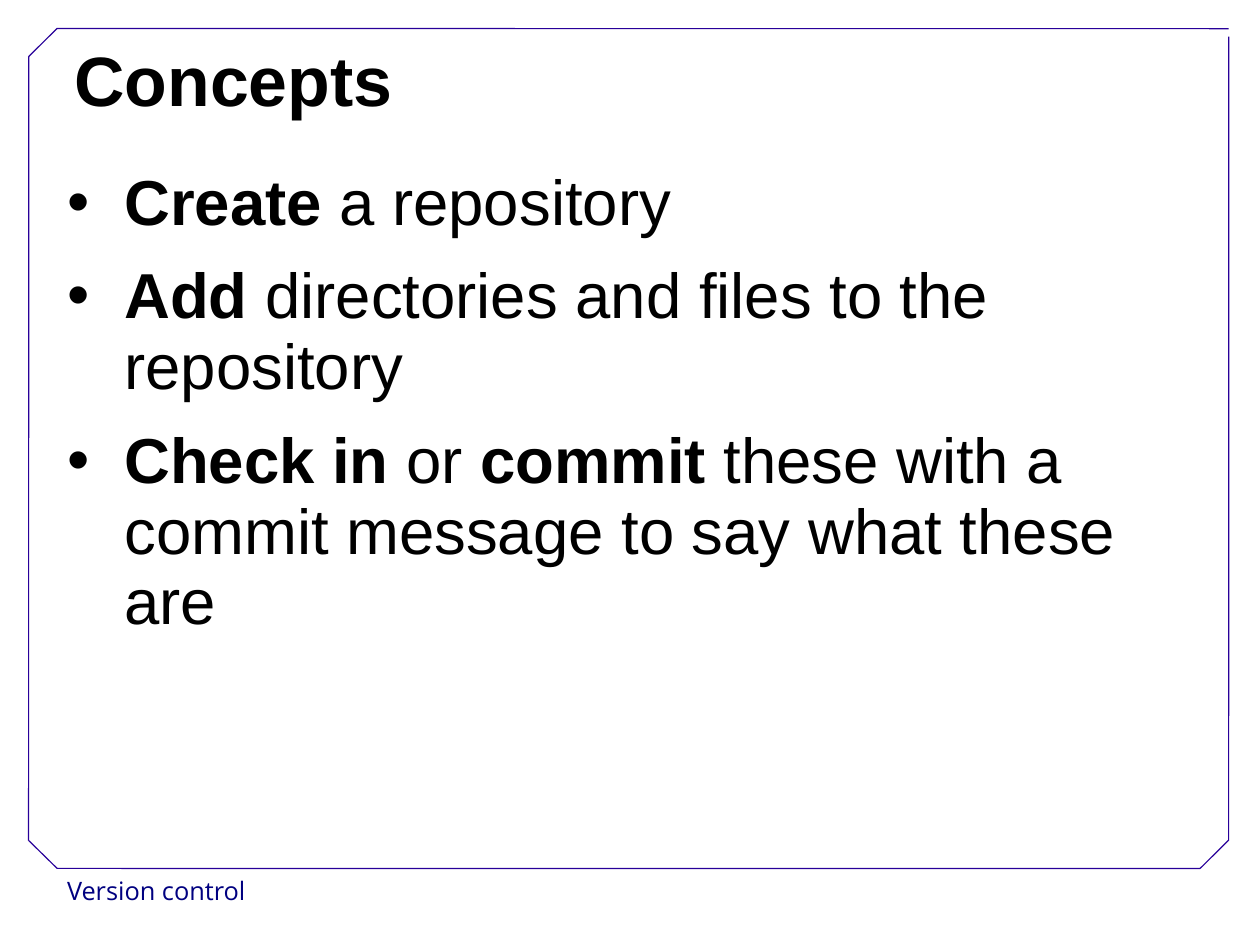
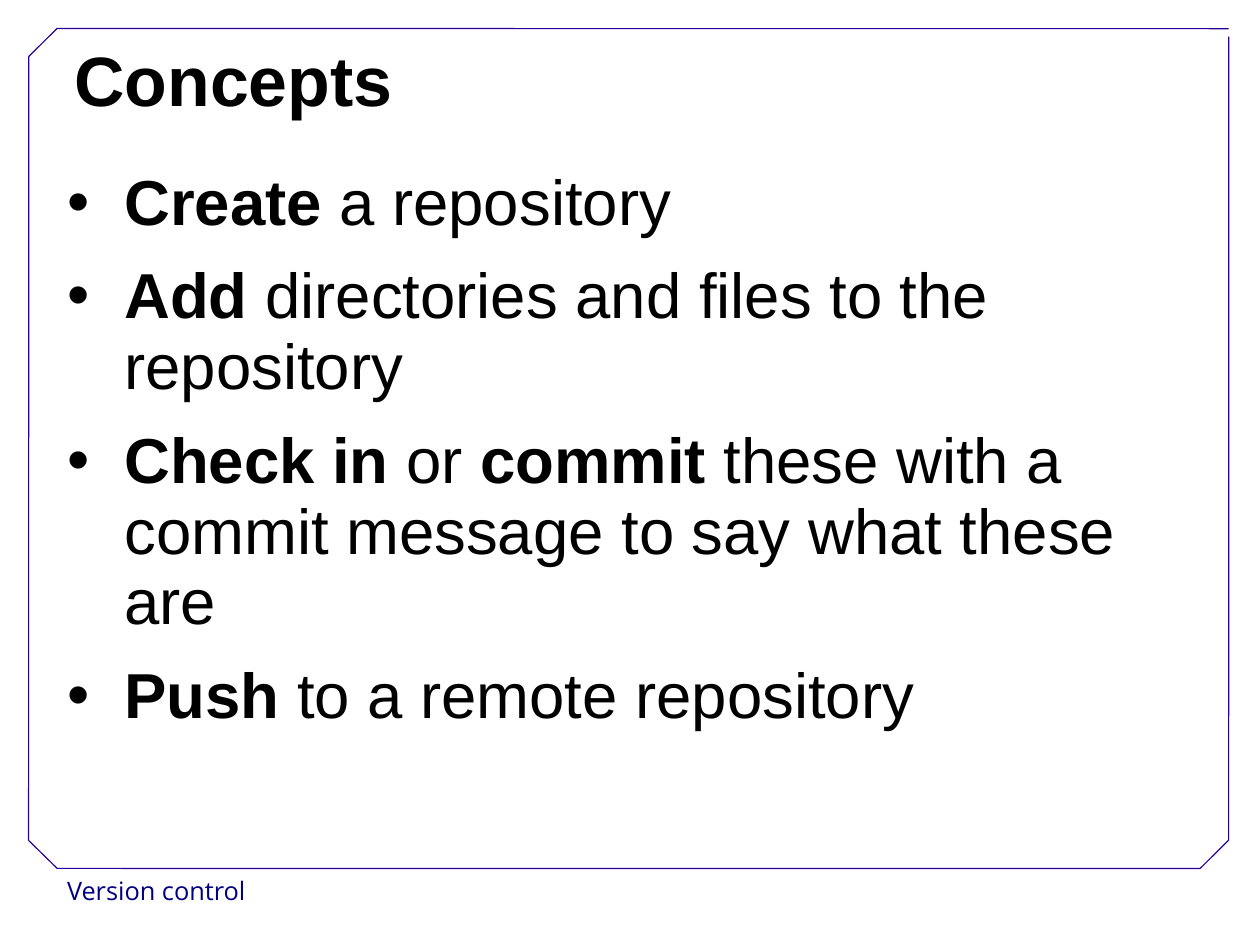
Before and after one commit to swcarpentry/DEPRECATED-boot-camps, a slide deck: slide 9 of VersionControl.ppt. Drawn at 1260x945 pixels with LibreOffice and Linux fonts; fonts in the diff are those of the drawing; background and template pictures are left out. Boxes give left, top, right and bottom in pixels: in the first picture for what was removed or moved away, otherwise in the second. Text is boxed around its words. In the diff, an @@ line names an element or a change of style, - is before the commit and + after.

```diff
--- a/VersionControl.ppt
+++ b/VersionControl.ppt
@@ text at bbox=[124, 672, 914, 730]: paragraph added @@
+• Push to a remote repository
```
Also in this commit, not shown: 1 other slide changed, 2 slides added, 5 other files.
